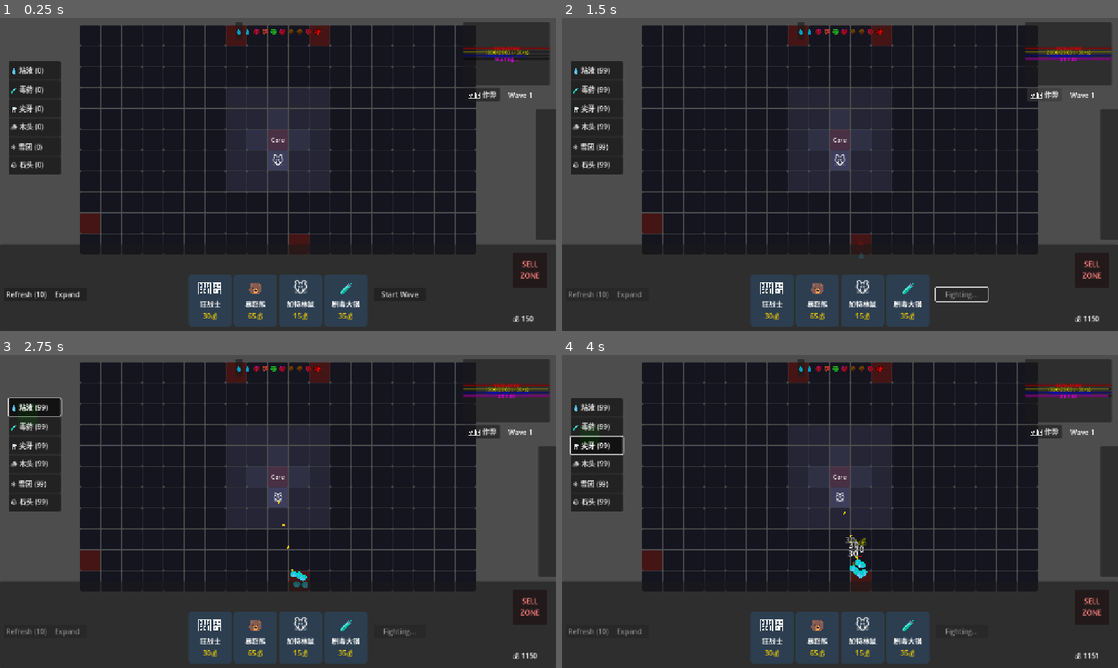
Above: before the commit, frames 1-4 (two rows, left to right).
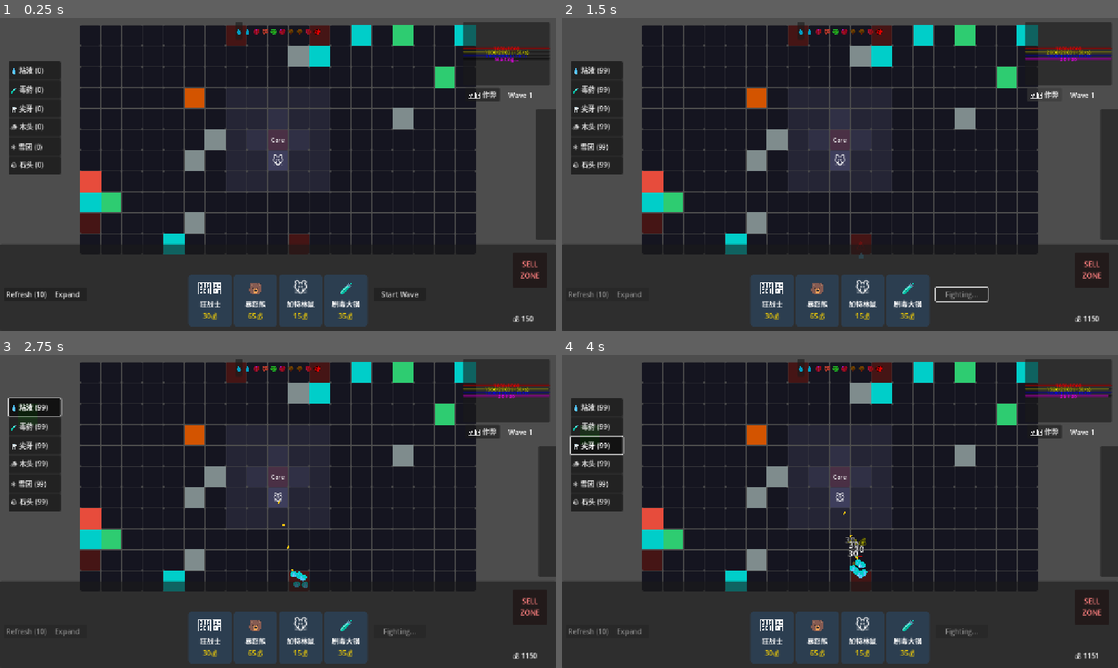
Above: after the commit, the same moments.

Repository: seekerzz/tower-html
Game: Godot game, scene res://src/Scenes/Game/MainGame.tscn
Same seed, same stepped clock (60 frames per second), same inputs: the game is played once before the commit and once after it. The project has no main scene, so this scene is started directly.
Inputs:
- Up to frame 1 (0.25 s): no input
- Up to frame 2 (1.5 s): click "Start Wave" at 0.5 s; click "🛠️ 作弊" at 1.25 s
- Up to frame 3 (2.75 s): click "💧 粘液 (99)" at 2 s
- Up to frame 4 (4 s): click "🧪 毒药 (99)" at 2.75 s; click "🦷 尖牙 (99)" at 3.5 s

The runs differ from the first frame. In frame 1, 3.7% of the frame differs, in the area x 14-86%, y 2-76%; in frame 2, 3.7%; in frame 3, 3.7%; in frame 4, 3.7%.
Error after the commit: Invalid assignment of property or key 'shape' with value of type 'RectangleShape2D' on a base object of type 'Nil'. (res://src/Scripts/Barricade.gd:40)

Commit message:
Fix crash in GridManager barricade spawning
The `_spawn_barricade` function in `GridManager.gd` was calling `setup(type_key)` on barricade instances, but the actual initialization method in `Barricade.gd` is `init(grid_pos, type_key)`.

This commit updates `GridManager.gd` to:
1. Check for the existence of `init` instead of `setup`.
2. Call `init` with the correct arguments: a `Vector2i` representing the grid position and the type key.

This fixes the runtime crash "Non-existent function 'setup'" during map generation.

Diff:
--- a/src/Scripts/GridManager.gd
+++ b/src/Scripts/GridManager.gd
@@ -180,8 +180,8 @@
 
 	if BARRICADE_SCENE:
 		obstacle = BARRICADE_SCENE.instantiate()
-		if obstacle.has_method("setup"):
-			obstacle.setup(type_key)
+		if obstacle.has_method("init"):
+			obstacle.init(Vector2i(tile.x, tile.y), type_key)
 	else:
 		obstacle = Node2D.new()
 		obstacle.name = "Obstacle_" + type_key
